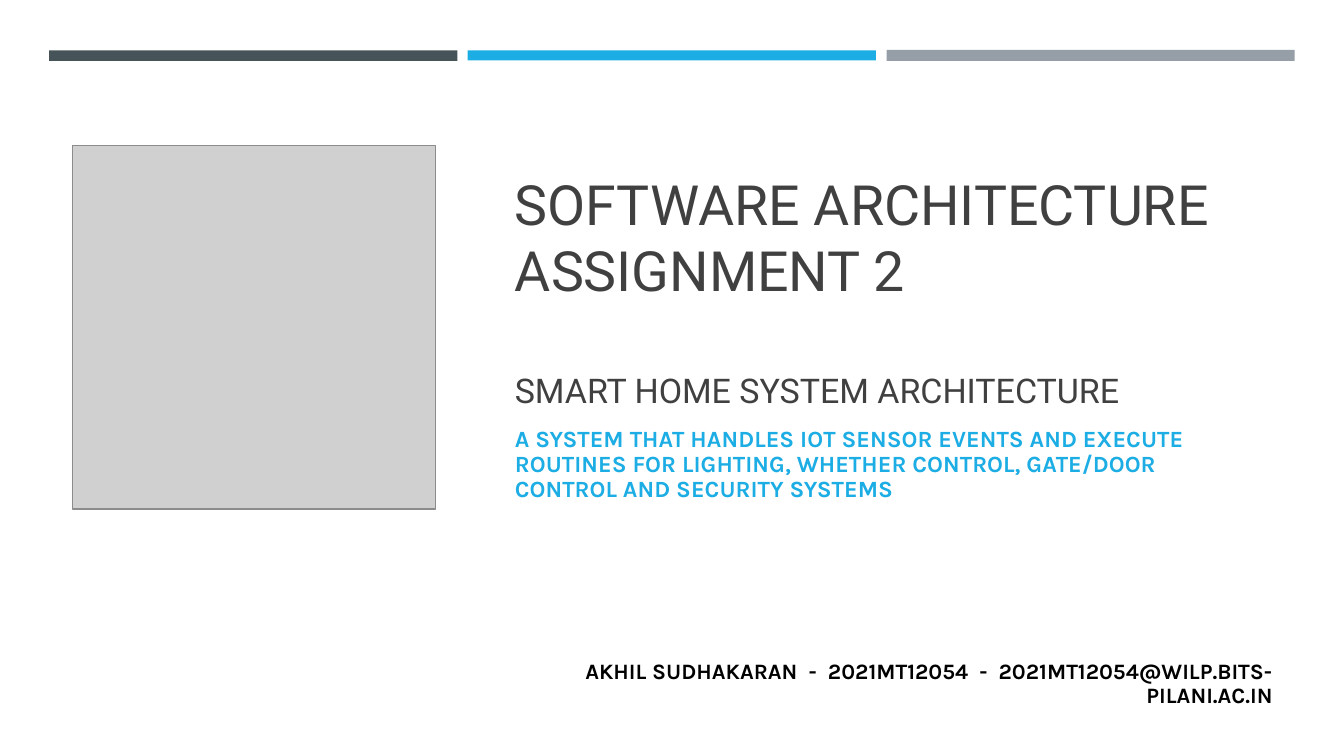
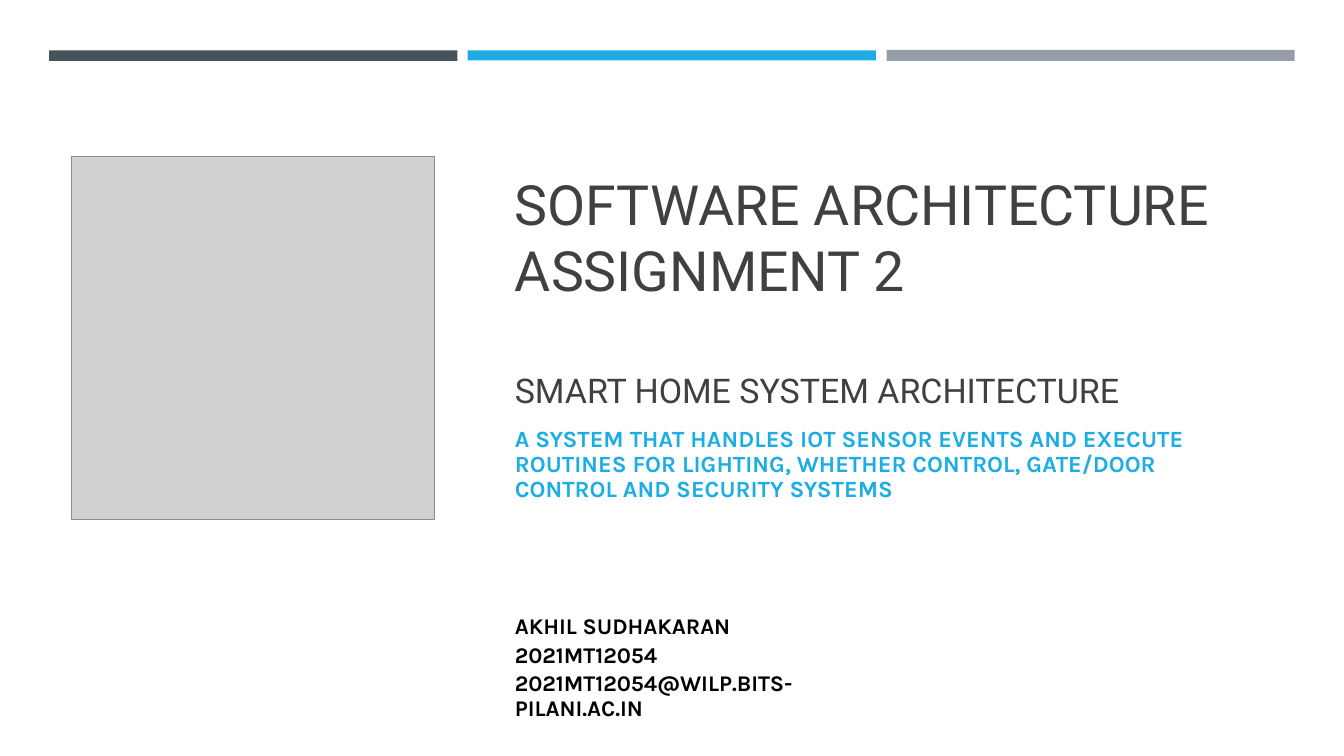
Before and after one commit to Akhilsudh/BITS-Assignment, a slide deck: slide 1 of Semester 2/Software Architecture/Assignment 2/SA-Assignment-2021MT12054.pptx. Drawn at 1344x756 pixels with LibreOffice and Linux fonts; fonts in the diff are those of the drawing; grey boxes stand for pictures. Boxes give left, top, right and bottom in pixels: in the first picture for what was removed or moved away, otherwise in the second. Text is boxed around its words. In the diff, an @@ line names an element or a change of style, - is before the commit and + after.

Commit message:
updated assignment

```diff
--- a/Semester 2/Software Architecture/Assignment 2/SA-Assignment-2021MT12054.pptx
+++ b/Semester 2/Software Architecture/Assignment 2/SA-Assignment-2021MT12054.pptx
@@ picture: place and size @@
-picture at (73, 146, 436, 509)
+picture at (72, 156, 435, 519)
@@ text at (515, 619, 793, 717): text changed; size 15.7 to 16 pt @@
-AKHIL SUDHAKARAN - 2021MT12054 - 2021MT12054@WILP.BITS-PILANI.AC.IN
+AKHIL SUDHAKARAN
+2021MT12054
+2021MT12054@WILP.BITS-PILANI.AC.IN
```
Also in this commit, not shown: 6 other slides changed, 1 slide added, 7 other files.
